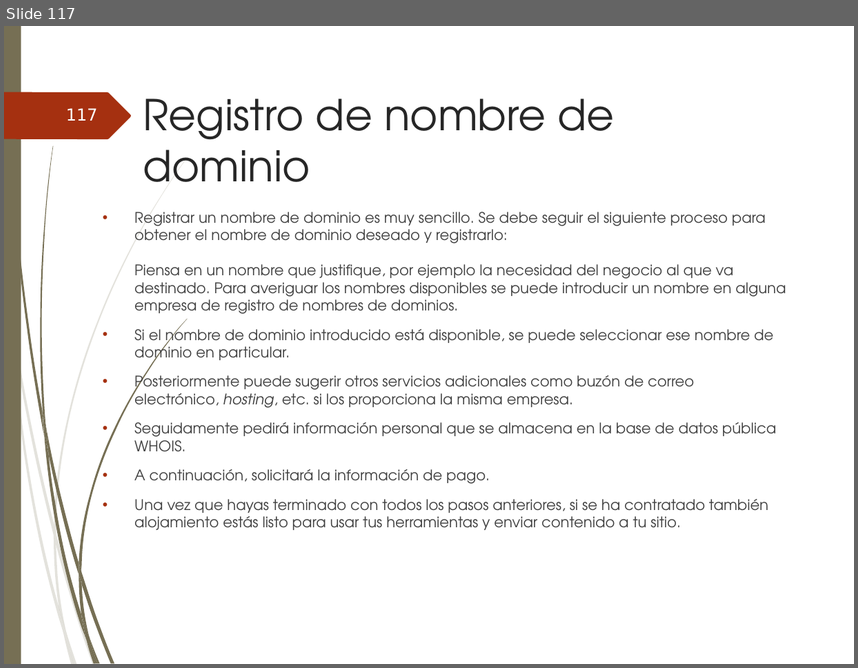
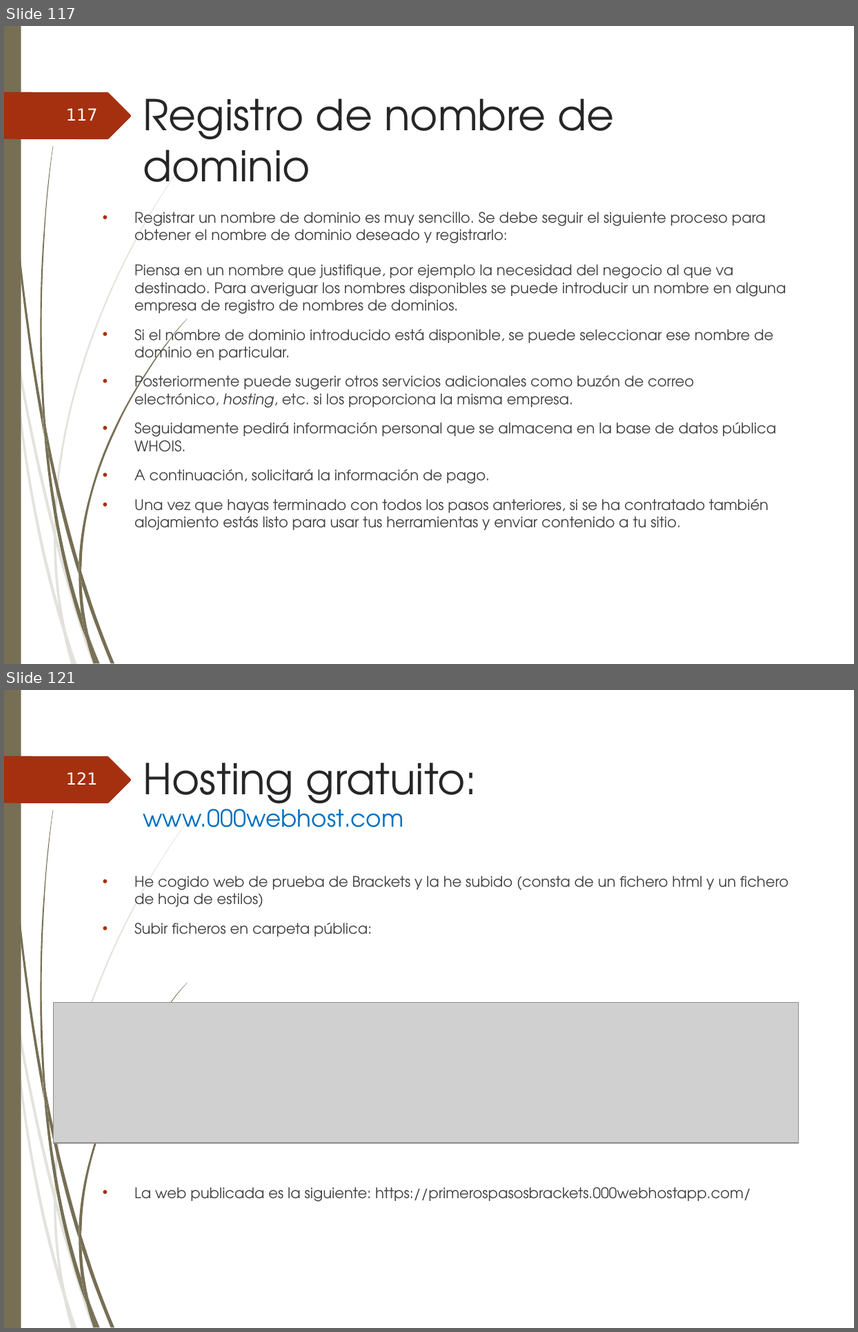
Before and after one commit to ammDAW/daw, a slide deck: 2_DAW/DAW - Beatriz/UT1_Implantación de arquitecturas web.ppt. Shown one above the other, each under a label of ours: slide 117 before the commit, slides 117 and 121 after it; the slides between them are not shown. The pictures are 858x668 and 858x1332 pixels, drawn with LibreOffice and Linux fonts; fonts in the diff are those of the drawing; grey boxes stand for pictures; background and template pictures are left out. Boxes give left, top, right and bottom in pixels: in the first picture for what was removed or moved away, otherwise in the second. Text is boxed around its words. In the diff, an @@ line names an element or a change of style, - is before the commit and + after.

Commit message:
hosting gratuito modified

```diff
--- a/2_DAW/DAW - Beatriz/UT1_Implantación de arquitecturas web.ppt
+++ b/2_DAW/DAW - Beatriz/UT1_Implantación de arquitecturas web.ppt
@@ slide 121 added at [4, 690, 854, 1328], background picture (left out); not listed: 24 template elements that a slide beside it also shows @@
@@ page number added at [66, 772, 98, 785], 14 pt, text #FEFFFF @@
+121
@@ title added at [143, 762, 477, 827], 20 pt, text #0070C0 @@
+Hosting gratuito:
+www.000webhost.com
@@ text added at [134, 876, 789, 1201], 12.4 pt, text #404040 @@
+• He cogido web de prueba de Brackets y la he subido (consta de un fichero html y un fichero de hoja de estilos)
+• Subir ficheros en carpeta pública:
+• La web publicada es la siguiente: https://primerospasosbrackets.000webhostapp.com/
@@ picture added at [53, 1002, 799, 1142] @@
```
Also in this commit, not shown: 12 other slides added, 1 other file.
